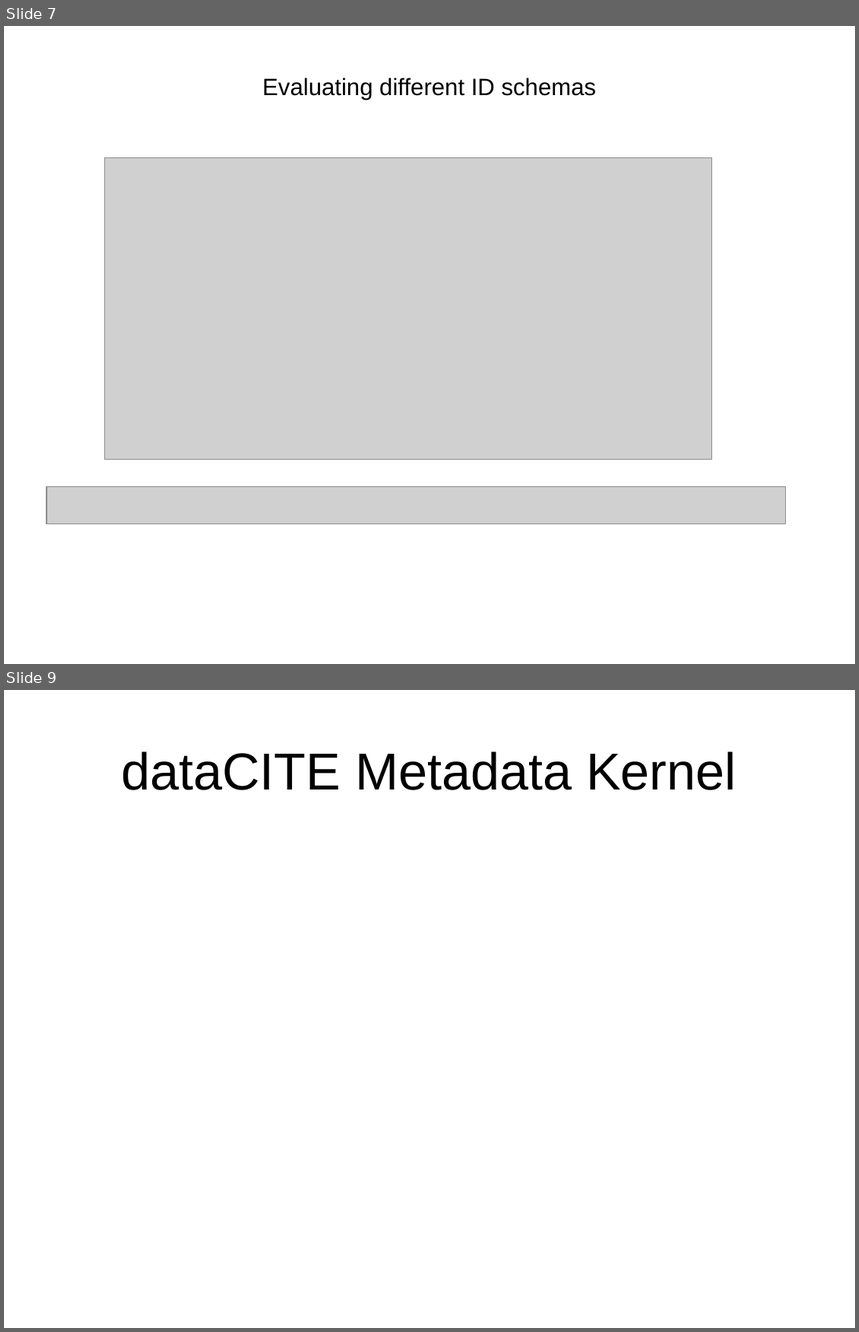
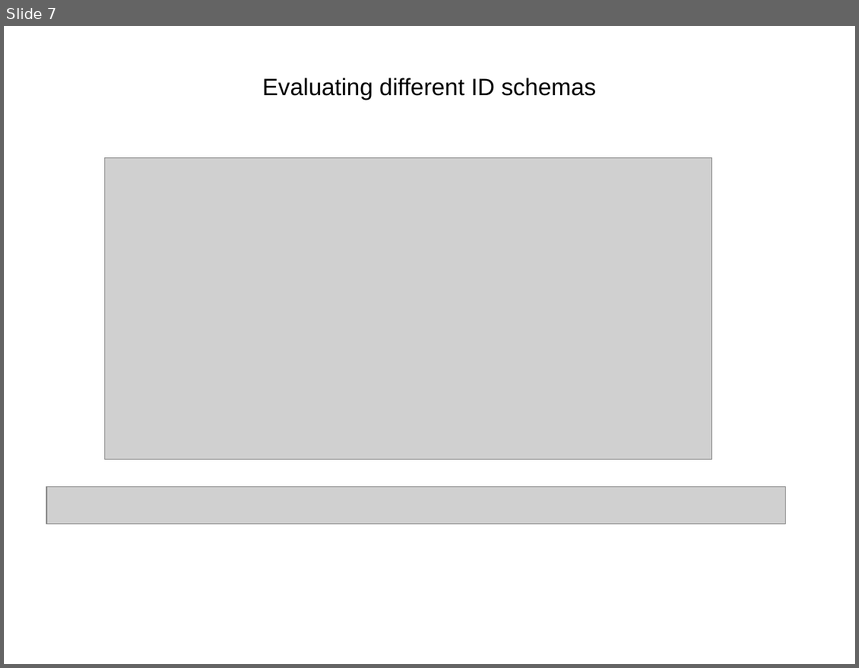
Before and after one commit to DataCurationWorkshop/HongKongCurationWorkshop, a slide deck: Day_1/Lectures/Day_1_Lecture_Identifier.pptx. Shown one above the other, each under a label of ours: slides 7 and 9 before the commit, slide 7 after it; the slides between them are not shown. The pictures are 859x1332 and 859x668 pixels, drawn with LibreOffice and Linux fonts; fonts in the diff are those of the drawing; grey boxes stand for pictures; background and template pictures are left out. Boxes give left, top, right and bottom in pixels: in the first picture for what was removed or moved away, otherwise in the second. Text is boxed around its words. In the diff, an @@ line names an element or a change of style, - is before the commit and + after.

```diff
--- a/Day_1/Lectures/Day_1_Lecture_Identifier.pptx
+++ b/Day_1/Lectures/Day_1_Lecture_Identifier.pptx
@@ slide 9 removed at [4,690,855,1328], background #FFFFFF @@
@@ title removed at [121,752,737,790] @@
-dataCITE Metadata Kernel
```
Also in this commit, not shown: 1 slide changed, 1 slide added, 1 other file.
